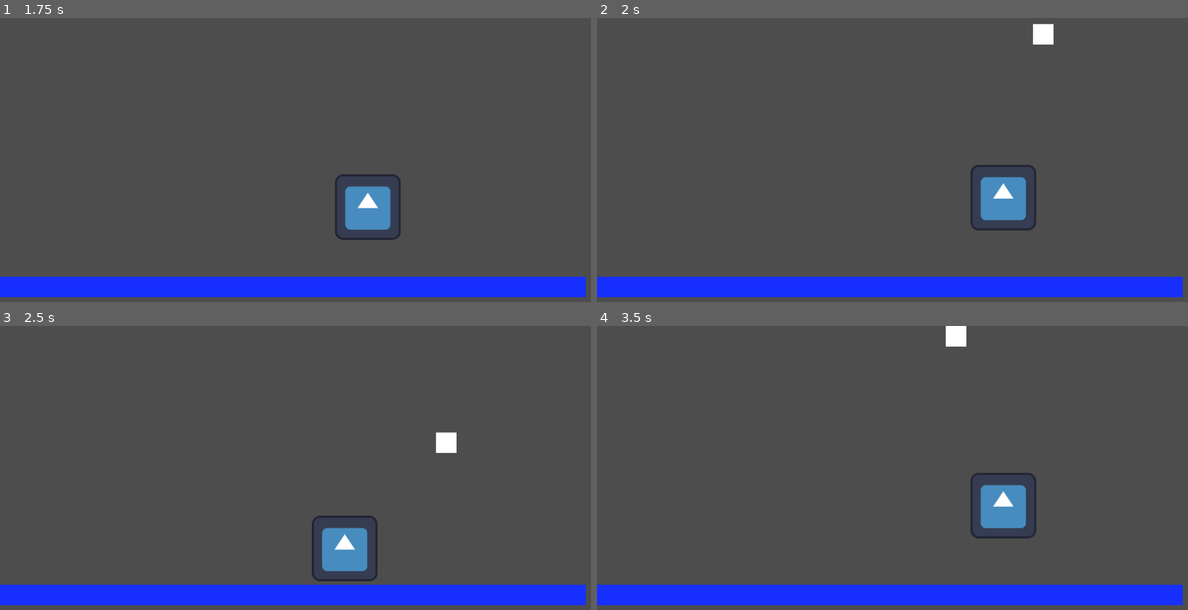
Above: before the commit, frames 1-4 (two rows, left to right).
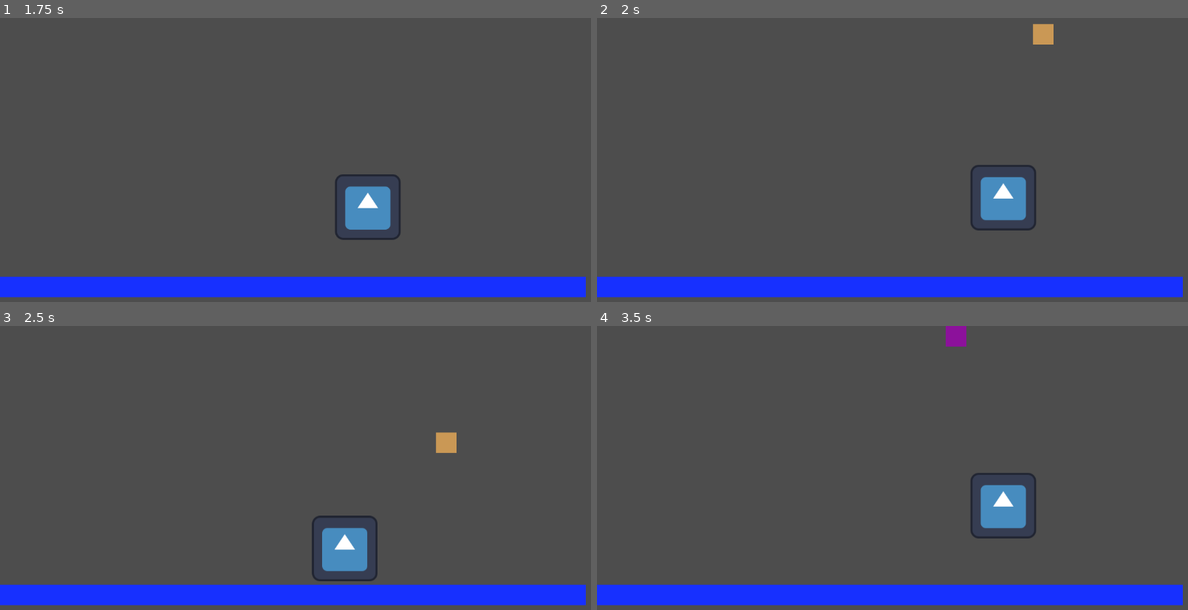
Above: after the commit, the same moments.

Repository: rcooper47/clockwork-kitchen
Game: Godot game, scene res://sample.tscn
The game is run twice, just before and just after one commit, with the same random seed, the same clock (stepped at 60 frames per second) and the same inputs. The engine's default icon, where the game draws it, is replaced by a stand-in: a white triangle on a blue panel in a dark square.
Inputs:
- Up to frame 1 (1.75 s): tap Enter (ui_accept) at 0.5, 0.77, 1.52 s; hold Right (ui_right) from 0.53 s (still down)
- Up to frame 2 (2 s): keep holding Right (ui_right)
- Up to frame 3 (2.5 s): release Right (ui_right) at 2.03 s; hold Left (ui_left) from 2.03 s (still down)
- Up to frame 4 (3.5 s): release Left (ui_left) at 2.78 s; hold Right (ui_right) from 2.78 s (still down); tap Enter (ui_accept) at 3.02 s

Frame 1 is identical in both runs. In frame 2, 0.3% of the frame differs, in the area x 73-78%, y 2-10%; in frame 3, 0.3%; in frame 4, 0.3%.

Commit message:
Food colors
Temporary food assets now have color

Diff:
--- a/food.gd
+++ b/food.gd
@@ -1,9 +1,15 @@
 extends RigidBody2D
-var food_names = ["grape", "wine", "milk", "cheese", "fish", "coffee beans", "coffee"]
-
+var food_names = ["grape", "wine", "milk", "cheese", "fish", "baked fish", "coffee beans", "coffee"]
+var food_colors = {"grape":Color('#8c3cff'), "wine":Color('#8c119b'), "milk":Color(1, 1, 1), "cheese":Color('#ffff98'), "fish":Color('#82ffff'), 'baked fish':Color('#f26f75'), "coffee beans":Color('#513918'), "coffee":Color('#ca9855')}
 # Called when the node enters the scene tree for the first time.
 func _ready():
 	self.name = food_names.pick_random()
+	var rect = get_child(1)
+	#print(self.name)
+	#print(food_colors[self.name])
+	rect.set_color(food_colors[self.name])
+	#print(rect.get_color())
+	#print(get_child(1))
 	#self.connect(
 		#'YOUR_SIGNAL_NAME',
 		#get_node('/root/plate/plateBody'),
